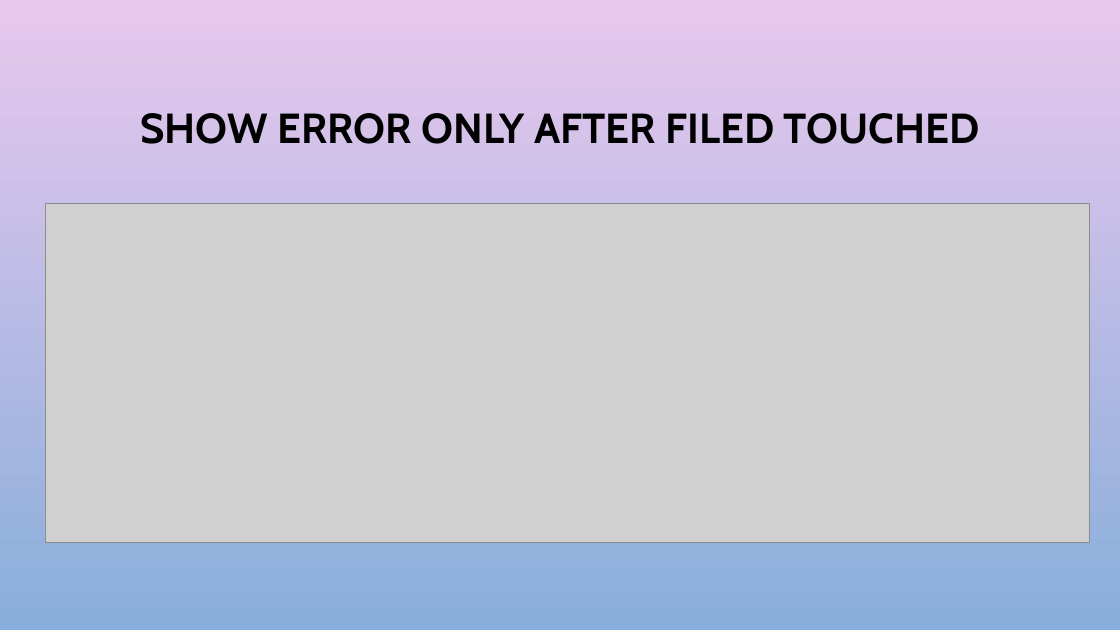
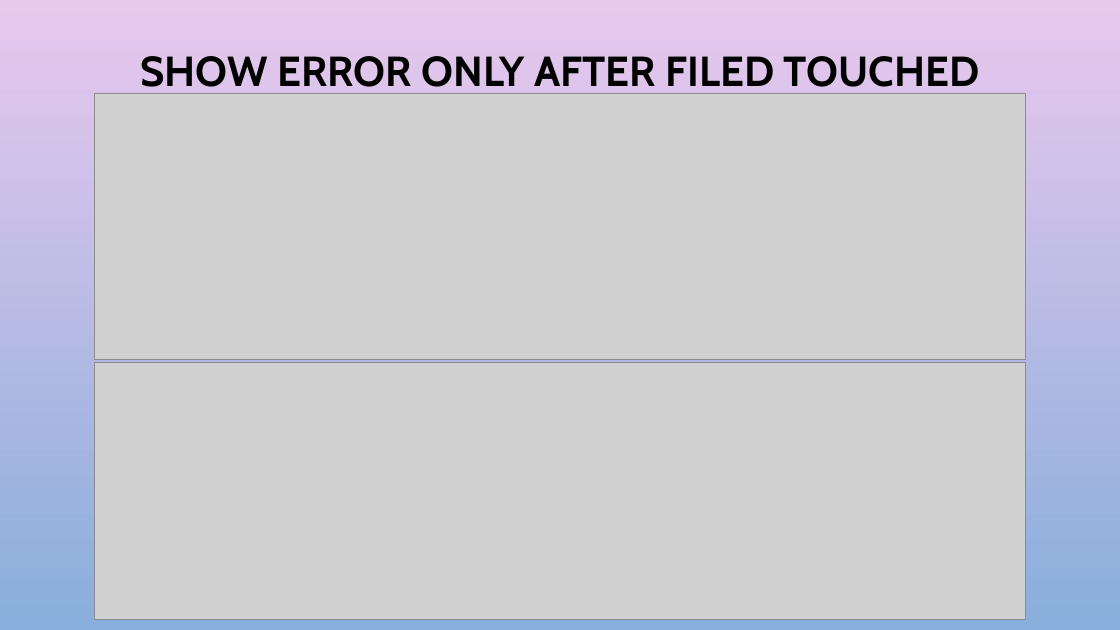
Before and after one commit to harikatakam/angular-forms, a slide deck: slide 17 of Reactive forms.pptx (slide 16 before the commit). Drawn at 1120x630 pixels with LibreOffice and Linux fonts; fonts in the diff are those of the drawing; grey boxes stand for pictures; background and template pictures are left out. Boxes give left, top, right and bottom in pixels: in the first picture for what was removed or moved away, otherwise in the second. Text is boxed around its words. In the diff, an @@ line names an element or a change of style, - is before the commit and + after.

```diff
--- a/Reactive forms.pptx
+++ b/Reactive forms.pptx
@@ title "SHOW ERROR ONLY AFTER FILED ..." rewrapped from <box>140,113,980,144</box> to <box>140,56,980,94</box> @@
@@ picture: place and size @@
-picture at <box>45,203,1091,543</box>
+picture at <box>94,93,1025,359</box>
@@ picture added at <box>94,363,1025,620</box> @@
```
Also in this commit, not shown: 1 other slide changed, 1 slide added, 1 other file.
